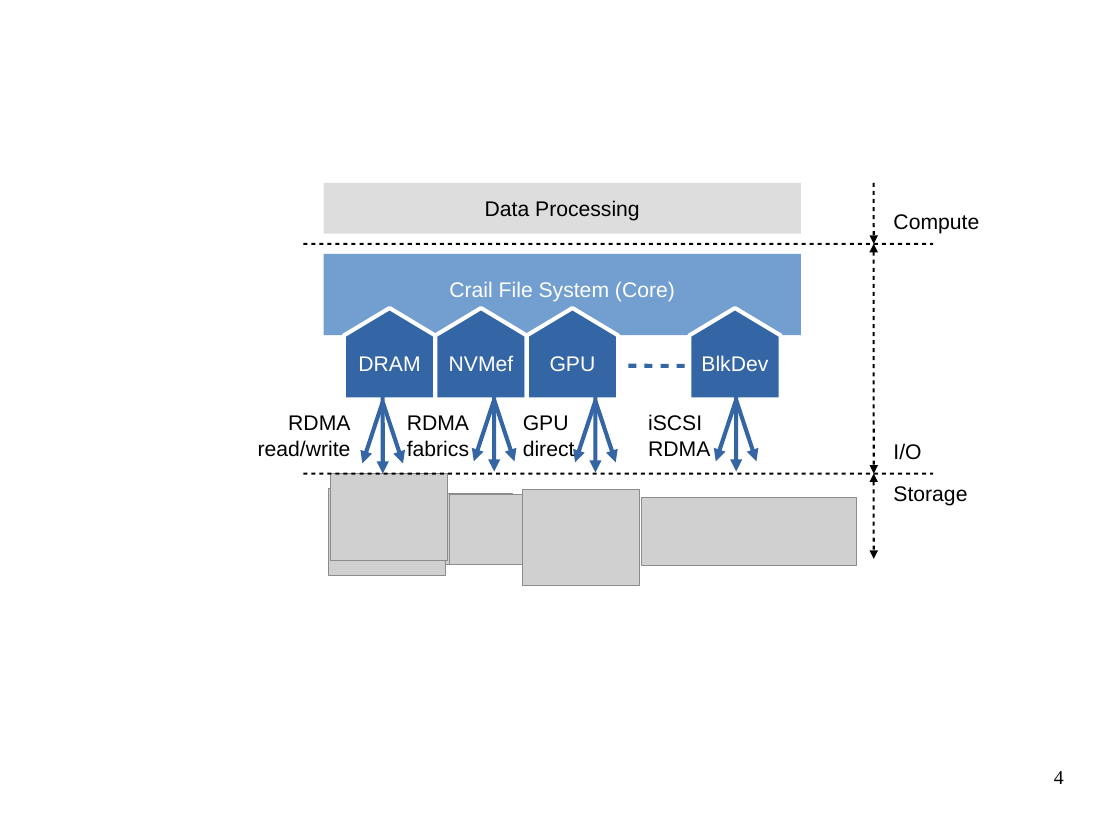
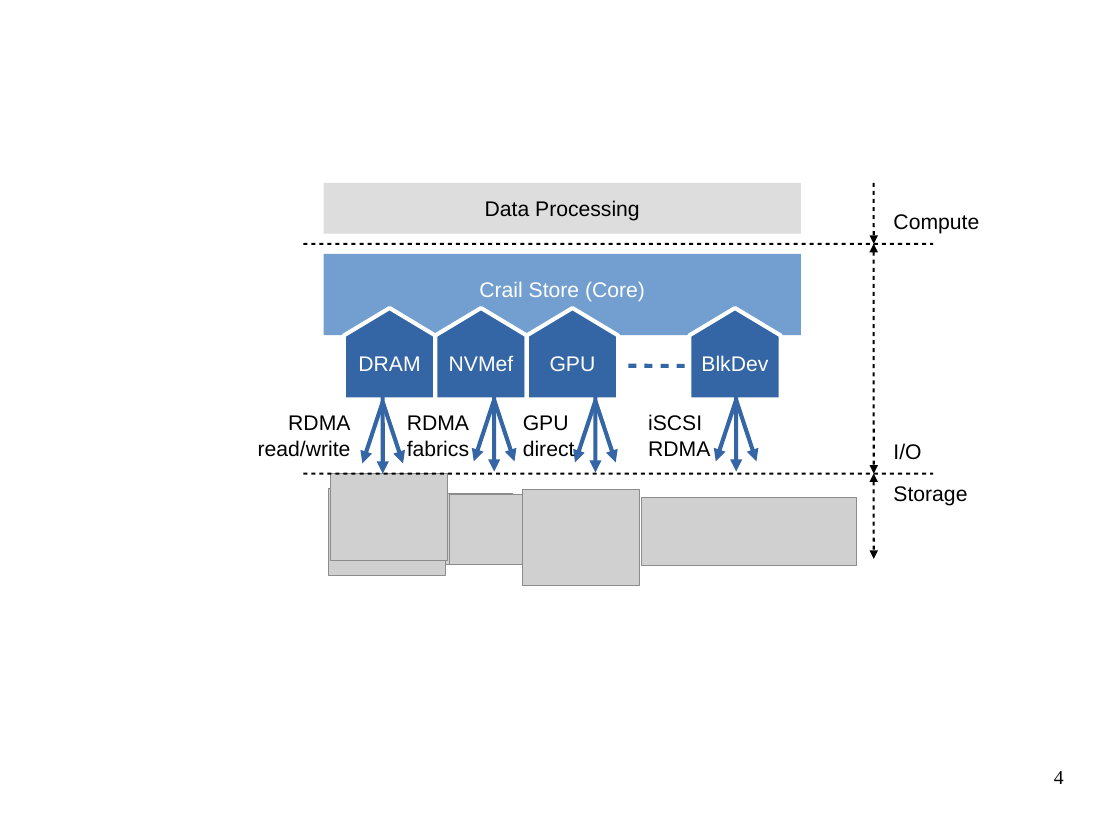
Before and after one commit to apache/incubator-crail-website, a slide deck: slide 4 of _graphix/website.odp. Drawn at 1120x840 pixels with LibreOffice and Linux fonts; fonts in the diff are those of the drawing; grey boxes stand for pictures; background and template pictures are left out. Boxes give left, top, right and bottom in pixels: in the first picture for what was removed or moved away, otherwise in the second. Text is boxed around its words. In the diff, an @@ line names an element or a change of style, - is before the commit and + after.

```diff
--- a/_graphix/website.odp
+++ b/_graphix/website.odp
@@ text at [479,281,645,302]: text changed @@
-Crail File System (Core)
+Crail Store (Core)
```
Also in this commit, not shown: 1 other slide changed, 2 other files.
